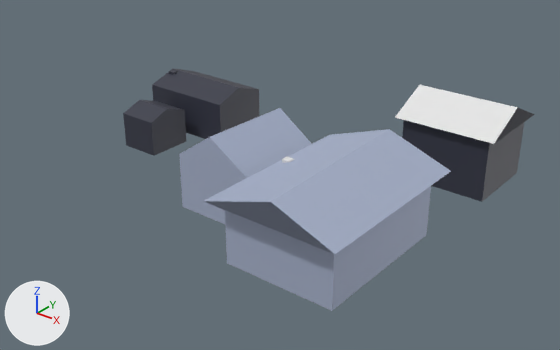
What one commit did to the glTF model assets/models/village.glb.
Before and after are seen from a camera (50 mm lens) standing at (13.98, -17.11, 10.62) and looking at (0.51, -0.27, 0.18). The lights are fixed; the arrows at lower left show +X, +Y and +Z. The older version comes first. Vertices at exactly the same position are counted once.
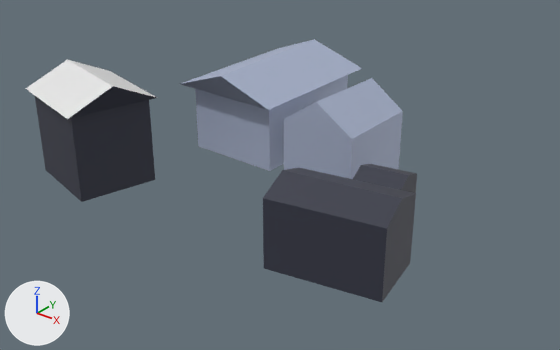
Pixel boxes (x1, y1, x2, y2) of what changed, in the pictures (560 x 350 px; the box of a moved part takes in the faces that stretch with it):
'Cube.025', reshaped, moved, turned: before (203, 129, 451, 311); after (181, 39, 362, 171)
'Cube.024', reshaped, moved, turned: before (395, 85, 534, 202); after (26, 60, 157, 202)
'Cube.023', reshaped, moved, turned: before (152, 69, 259, 139); after (263, 168, 416, 302)
'Cube.022', reshaped, moved, turned: before (179, 108, 312, 224); after (284, 78, 403, 179)
'Cube.026', reshaped, moved, turned: before (123, 100, 186, 156); after (353, 164, 417, 193)
'smoke_anchor', no longer drawn: before (282, 157, 294, 163)
'smoke_anchor.001', no longer drawn: before (169, 70, 177, 75)
part 1 of me_cube_023, moved or reshaped: before (179, 154, 246, 224); after (284, 111, 403, 179)
part 2 of me_cube_024, moved or reshaped: before (152, 85, 259, 139); after (263, 194, 416, 302)
part 3 of me_cube_025, moved or reshaped: before (402, 120, 524, 202); after (35, 96, 155, 202)
part 4 of me_cube_026, moved or reshaped: before (225, 186, 431, 311); after (195, 75, 348, 171)
part 5 of me_cube_027, moved or reshaped (mostly hidden afterwards): before (123, 110, 186, 156); after (403, 174, 417, 193)

Diff of the bpy script that builds the scene:
```diff
--- a/assets/models/village.glb.py
+++ b/assets/models/village.glb.py
@@ me_cube_023 @@
 # used by ob_cube_022; location = (0.64, -1.94, 0.82); scale = (0.147, 0.147, 0.147)
-me_cube_023.from_pydata(...)  # 10 vertices, 16 faces; spans x -8.6..8.6, y -9.8..9.8, z -5.7..11.4
+me_cube_023.from_pydata(...)  # 10 vertices, 16 faces; spans x -8.6..8.6, y -9.8..9.8, z -8.1..11.4
+# me_cube_023 part 1
+for i in [0, 2, 4, 6]: me_cube_023.vertices[i].co += Vector((0.0, 0.0, -2.4))
 me_cube_023.materials.append(mat_material_017)
@@ me_cube_024 @@
 # used by ob_cube_023; location = (-4.18, 1.41, 0.84); scale = (0.147, 0.147, 0.147)
-me_cube_024.from_pydata(...)  # 10 vertices, 16 faces; spans x -11.1..11.1, y -6.8..6.8, z -4.8..7.1
+me_cube_024.from_pydata(...)  # 10 vertices, 16 faces; spans x -11.1..11.1, y -6.9..6.8, z -9.0..7.1
+# me_cube_024 part 2
+for i in [0, 2, 4, 6]: me_cube_024.vertices[i].co += Vector((0.0, 0.0, -4.2))
 me_cube_024.materials.append(mat_material_018)
@@ me_cube_025 @@
 # used by ob_cube_024; location = (4.56, 3.7, 0.95); scale = (0.147, 0.147, 0.147)
-me_cube_025.from_pydata(...)  # 14 vertices, 24 faces; spans x -11.0..11.0, y -9.8..9.8, z -7.0..11.1
+me_cube_025.from_pydata(...)  # 14 vertices, 24 faces; spans x -11.0..11.0, y -9.8..9.8, z -12.5..11.1
+# me_cube_025 part 3
+for i in [*range(10, 14)]: me_cube_025.vertices[i].co += Vector((0.0, 0.0, -5.5))
 me_cube_025.materials.append(mat_material_018)
@@ me_cube_026 @@
 # used by ob_cube_025; location = (4.19, -2.81, 0.97); scale = (0.147, 0.147, 0.147)
-me_cube_026.from_pydata(...)  # 14 vertices, 24 faces; spans x -13.2..13.2, y -17.8..17.8, z -5.7..11.3
+me_cube_026.from_pydata(...)  # 14 vertices, 24 faces; spans x -13.2..13.2, y -17.8..17.8, z -9.2..11.3
+# me_cube_026 part 4
+for i in [*range(10, 14)]: me_cube_026.vertices[i].co += Vector((0.0, 0.0, -3.4))
 me_cube_026.materials.append(mat_material_017)
@@ me_cube_027 @@
 # used by ob_cube_026; location = (-4.54, -0.71, 0.6); scale = (0.147, 0.147, 0.147)
-me_cube_027.from_pydata(...)  # 10 vertices, 16 faces; spans x -4.65..4.65, y -5.16..5.16, z -3.96..5.79
+me_cube_027.from_pydata(...)  # 10 vertices, 16 faces; spans x -4.65..4.66, y -5.17..5.16, z -7.28..5.79
+# me_cube_027 part 5
+for i in [0, 2, 4, 6]: me_cube_027.vertices[i].co += Vector((0.01, -0.01, -3.32))
 me_cube_027.materials.append(mat_material_018)
@@ ob_cube_022 @@
 ob_cube_022 = bpy.data.objects.new('Cube.022', me_cube_023)
-ob_cube_022.location = (0.64, -1.94, 0.82)
+ob_cube_022.location = (1.4, 1.82, 0.9)
+ob_cube_022.rotation_euler = (0.0, 0.0, -3.142)  # degrees (0, 0, -180)
 ob_cube_022.scale = (0.147, 0.147, 0.147)
@@ ob_cube_023 @@
 ob_cube_023 = bpy.data.objects.new('Cube.023', me_cube_024)
-ob_cube_023.location = (-4.18, 1.41, 0.84)
+ob_cube_023.location = (4.48, -2.86, 1.08)
+ob_cube_023.rotation_euler = (0.0034, 0.00332, -2.954)  # degrees (0.2, 0.2, -169)
 ob_cube_023.scale = (0.147, 0.147, 0.147)
@@ ob_cube_024 @@
 ob_cube_024 = bpy.data.objects.new('Cube.024', me_cube_025)
-ob_cube_024.location = (4.56, 3.7, 0.95)
+ob_cube_024.location = (-4.69, -3.09, 1.51)
+ob_cube_024.rotation_euler = (0.0, 0.0, 2.894)  # degrees (0, 0, 166)
 ob_cube_024.scale = (0.147, 0.147, 0.147)
@@ ob_cube_025 @@
 ob_cube_025 = bpy.data.objects.new('Cube.025', me_cube_026)
-ob_cube_025.location = (4.19, -2.81, 0.97)
+ob_cube_025.location = (-2.15, 2.7, 1.05)
+ob_cube_025.rotation_euler = (0.0, 0.0, -3.142)  # degrees (0, 0, -180)
 ob_cube_025.scale = (0.147, 0.147, 0.147)
@@ ob_cube_026 @@
 ob_cube_026 = bpy.data.objects.new('Cube.026', me_cube_027)
-ob_cube_026.location = (-4.54, -0.71, 0.6)
+ob_cube_026.location = (4.44, -0.71, 0.83)
+ob_cube_026.rotation_euler = (0.0034, 0.00332, -2.954)  # degrees (0.2, 0.2, -169)
 ob_cube_026.scale = (0.147, 0.147, 0.147)
@@ ob_smoke_anchor @@
 ob_smoke_anchor = bpy.data.objects.new('smoke_anchor', me_cube_028)
-ob_smoke_anchor.location = (2.6, -2.54, 2.02)
-ob_smoke_anchor.scale = (0.178, 0.178, 0.178)
+ob_smoke_anchor.location = (-0.37, 2.91, 2.22)
@@ ob_smoke_anchor_001 @@
 ob_smoke_anchor_001 = bpy.data.objects.new('smoke_anchor.001', me_cube_029)
-ob_smoke_anchor_001.location = (-5.57, 1.23, 1.77)
-ob_smoke_anchor_001.scale = (0.178, 0.178, 0.178)
+ob_smoke_anchor_001.location = (5.68, -2.42, 2.13)
```
